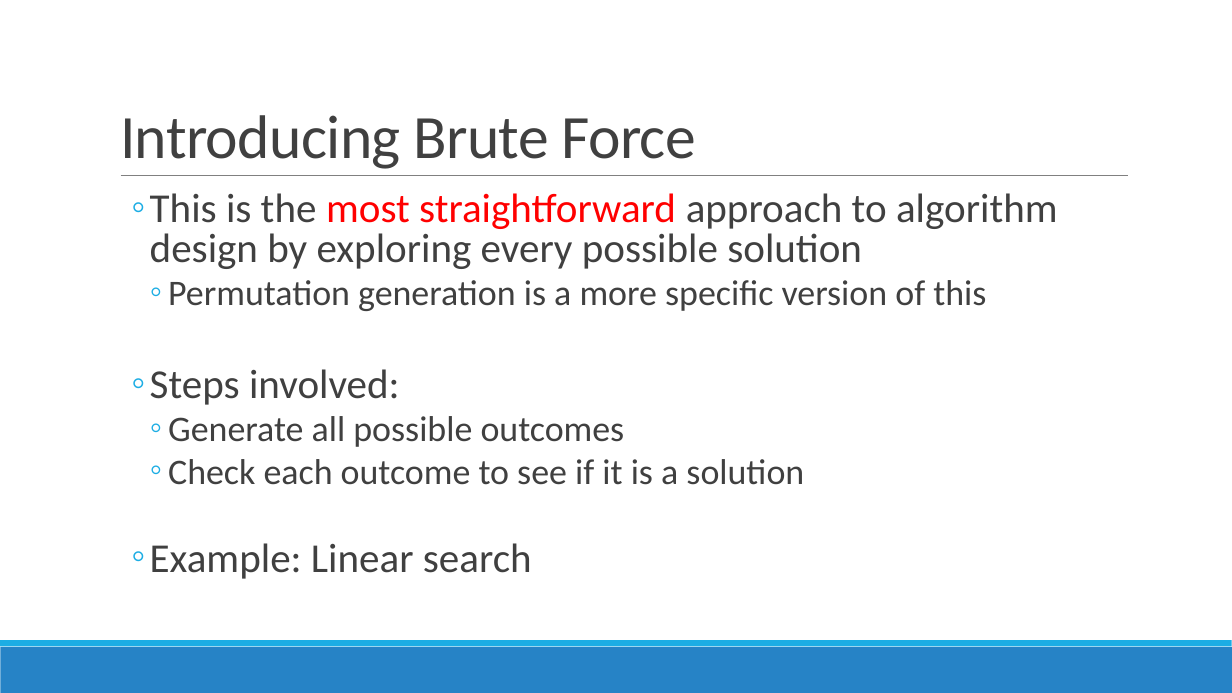
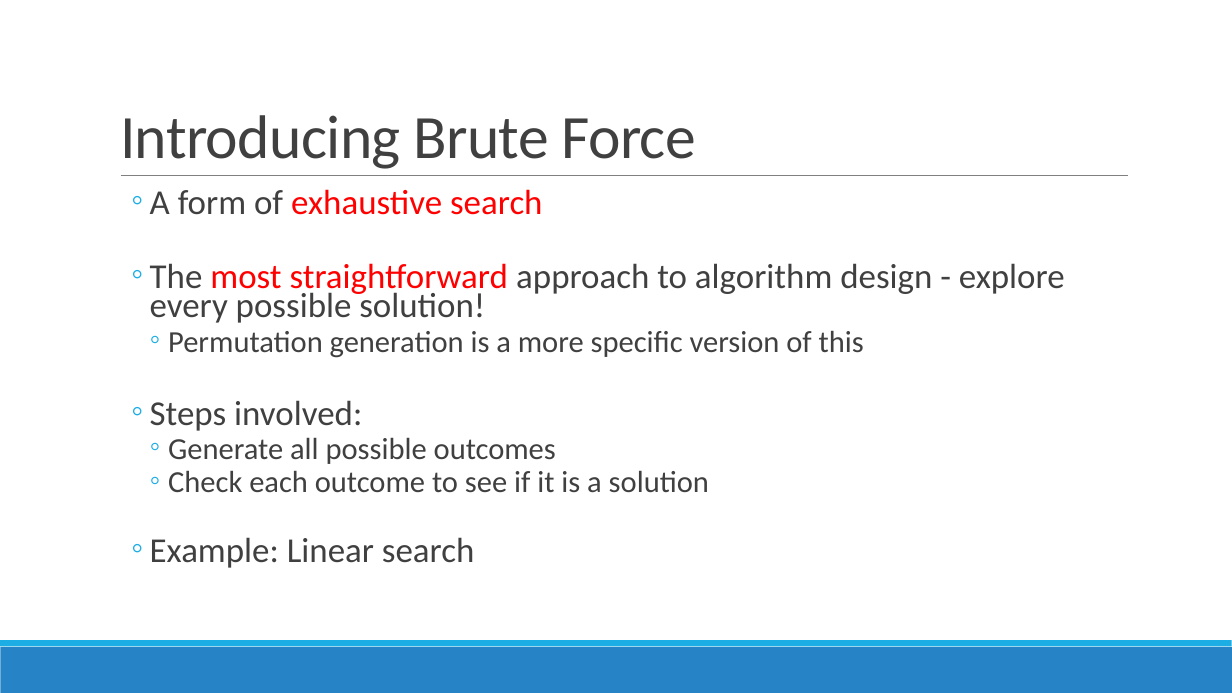
Before and after one commit to mgraham-dkit/CSO_algorithms_materials_2026-27, a slide deck: slide 2 of Notes/4) Brute Force Approach.pptx. Drawn at 1232x693 pixels with LibreOffice and Linux fonts; fonts in the diff are those of the drawing. Boxes give left, top, right and bottom in pixels: in the first picture for what was removed or moved away, otherwise in the second. Text is boxed around its words. In the diff, an @@ line names an element or a change of style, - is before the commit and + after.

Commit message:
Week 02: Brute Force algorithms

```diff
--- a/Notes/4) Brute Force Approach.pptx
+++ b/Notes/4) Brute Force Approach.pptx
@@ text at bbox=[150, 189, 1065, 323]: text changed; size 32 to 27.2 pt @@
-  ◦ This is the most straightforward approach to algorithm design by exploring every possible solution
+  ◦ A form of exhaustive search
+  ◦ The most straightforward approach to algorithm design - explore every possible solution!
@@ text at bbox=[150, 330, 864, 568]: size 28 to 23.8 pt in "Permutation generation is a more specific version ...", "Generate all possible outcomes", "Check each outcome to see if it ..."; size 32 to 27.2 pt in "Steps involved:", "Example: Linear search"; line spacing 0.8 to 0.7 @@
```
Also in this commit, not shown: 1 other file.
